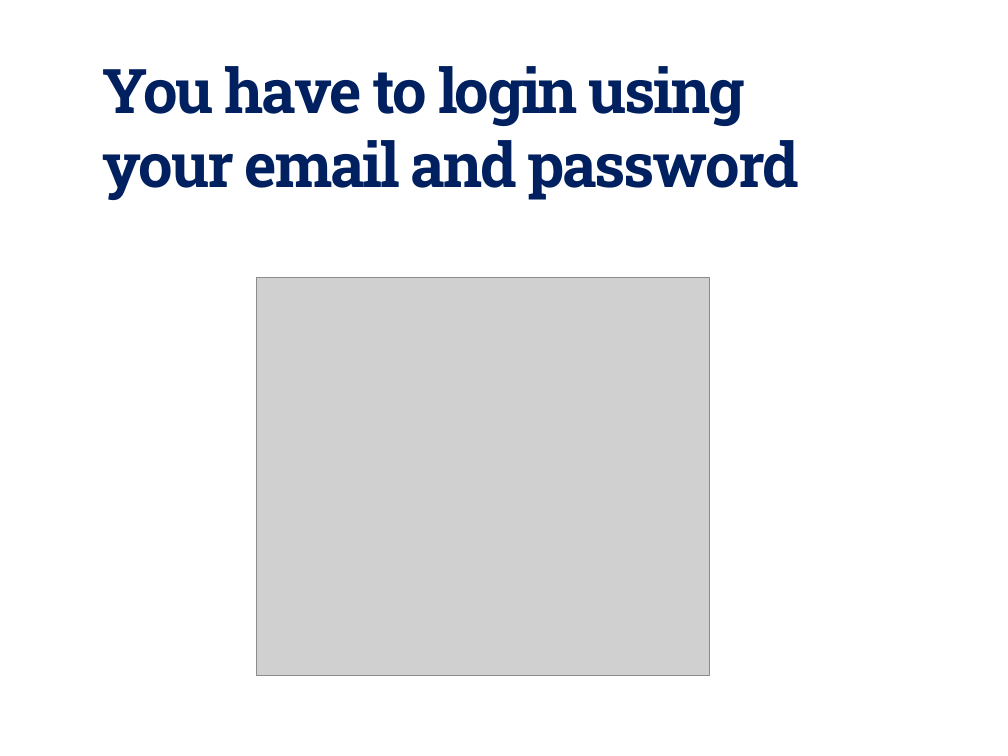
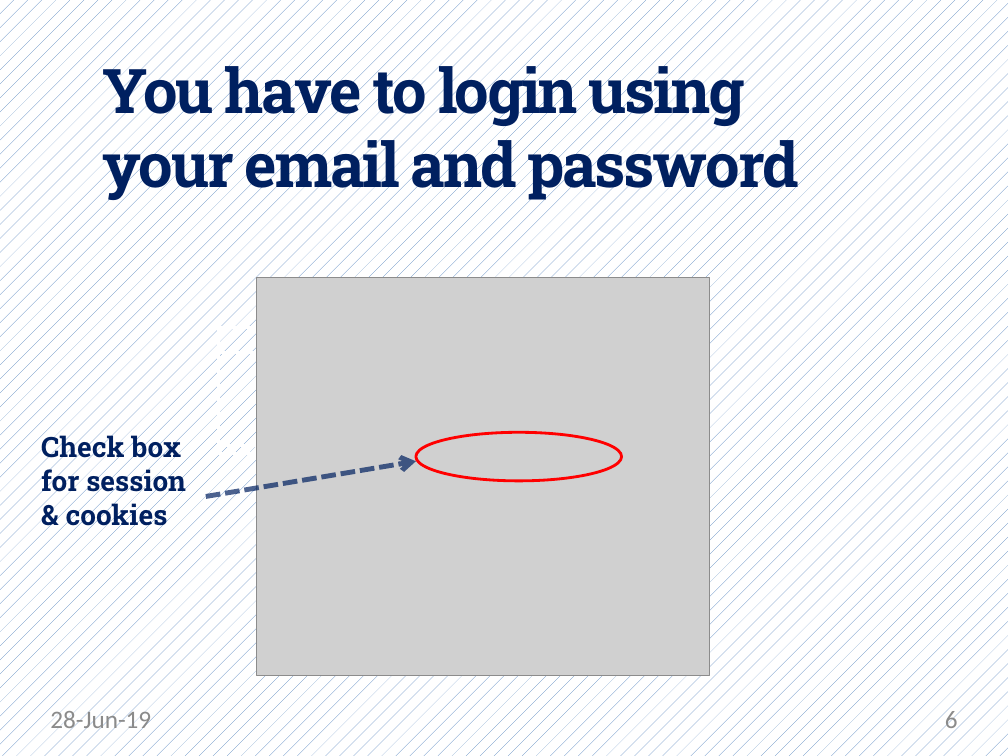
Before and after one commit to Dream-kid/Asp, a slide deck: slide 6 of sgipc.pptx. Drawn at 1008x756 pixels with LibreOffice and Linux fonts; fonts in the diff are those of the drawing; grey boxes stand for pictures. Boxes give left, top, right and bottom in pixels: in the first picture for what was removed or moved away, otherwise in the second. Text is boxed around its words. In the diff, an @@ line names an element or a change of style, - is before the commit and + after.

Commit message:
new commit

```diff
--- a/sgipc.pptx
+++ b/sgipc.pptx
@@ background #FFFFFF to pattern #4F81BD on #FFFFFF @@
@@ text added at <box>41,432,186,532</box>, 20 pt, text #002060, bold @@
+Check box for session & cookies
@@ ellipse added at <box>416,432,622,481</box>, outline #FF0000 2 pt @@
@@ arrow added from (206, 497) to (416, 462), #002060 3.5 pt dashed @@
@@ text added at <box>50,707,151,734</box>, 18 pt, text #8C8C8C @@
+28-Jun-19
@@ page number added at <box>945,707,958,734</box>, 18 pt, text #8C8C8C @@
+6
```
Also in this commit, not shown: 16 other slides changed, 4 slides added, 2 slides removed.
